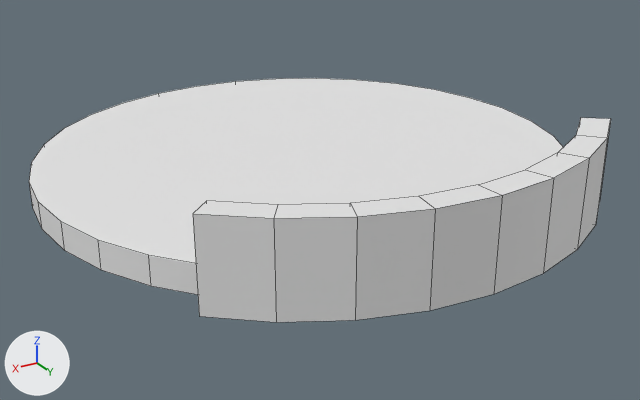
The FBX model Content/Meshes/EarthWall.fbx, before and after one commit.
The view is the same before and after, from a camera (50 mm lens) standing at (3.96, 6.92, 3.01) and looking at (0.03, 0.37, -0.27). The lights are fixed; the arrows at lower left show +X, +Y and +Z. Mesh edges are drawn as thin lines. Objects named as collision shapes, trigger or cutter boxes, shadow casters or lower levels of detail are left out.

The first picture shows 'Earth', 'Wall_1', 'Wall_2', 'Wall_3', 'Wall_4'.
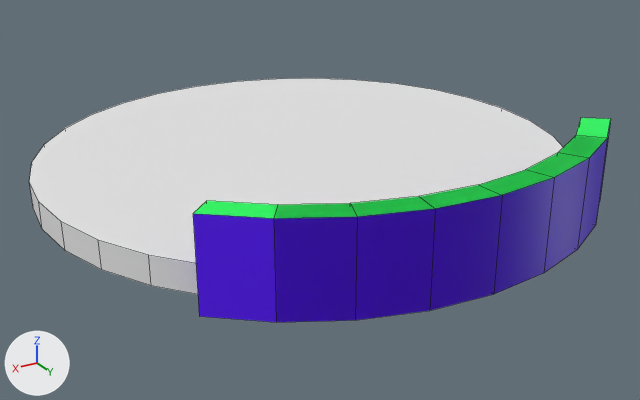
Boxes [x1, y1, x2, y2] around the edits, measured in the pictures (640 x 400 px):
'Wall_1', reshaped (not visible afterwards): before [419, 170, 554, 310]
'Wall_2', reshaped (not visible afterwards): before [350, 153, 589, 320]
'Wall_3', reshaped (not visible afterwards): before [274, 135, 607, 322]
part 1 of me_wall_1, recoloured: before [430, 178, 554, 310]
part 2 of me_wall_1, recoloured: before [419, 170, 554, 209]
part 3 of me_wall_2, recoloured: before [355, 159, 589, 320]
part 4 of me_wall_2, recoloured: before [350, 153, 589, 217]
part 5 of me_wall_3, recoloured: before [274, 139, 607, 322]
part 6 of me_wall_3, recoloured: before [274, 135, 607, 218]
part 7 of me_wall_4, added (purple): after [274, 135, 607, 322]
part 8 of me_wall_4, recoloured (white to purple): [193, 121, 611, 322] in both
part 9 of me_wall_4, recoloured (white to green): [193, 118, 611, 218] in both

Patch to the scene script:
```diff
--- a/Content/Meshes/EarthWall.fbx.py
+++ b/Content/Meshes/EarthWall.fbx.py
@@ mat_material_001 @@
+mat_material_001 = principled_material('Material_001')
+mat_material_001.base_color = (0.0941, 0.0, 1.0)  # purple #5600ff
@@ mat_material_002 @@
+mat_material_002 = principled_material('Material_002')
+mat_material_002.base_color = (0.0, 1.0, 0.104)  # green #00ff5b
@@ mat_material_004 @@
+mat_material_004 = principled_material('Material_004')
+mat_material_004.base_color = (0.0941, 0.0, 1.0)  # purple #5600ff
@@ mat_material_005 @@
+mat_material_005 = principled_material('Material_005')
+mat_material_005.base_color = (0.0, 1.0, 0.104)  # green #00ff5b
@@ mat_material_008 @@
+mat_material_008 = principled_material('Material_008')
+mat_material_008.base_color = (0.0, 1.0, 0.104)  # green #00ff5b
@@ mat_material_007 @@
+mat_material_007 = principled_material('Material_007')
+mat_material_007.base_color = (0.0941, 0.0, 1.0)  # purple #5600ff
@@ mat_material_011 @@
+mat_material_011 = principled_material('Material_011')
+mat_material_011.base_color = (0.0, 1.0, 0.104)  # green #00ff5b
@@ mat_material_010 @@
+mat_material_010 = principled_material('Material_010')
+mat_material_010.base_color = (0.0941, 0.0, 1.0)  # purple #5600ff
@@ me_wall_3 @@
-me_wall_3.from_pydata(...)  # 16 vertices, 8 faces; spans x -1.53..1.53, y 2.08..2.54, z -0.14..0.64
+me_wall_3.from_pydata(...)  # 28 vertices, 26 faces; spans x -1.53..1.53, y 2.08..2.75, z -0.14..0.64
+# me_wall_3 part 5: 6 faces spanning x -1.53..1.53, y 2.08..2.54, z -0.14..0.64 switch from mat_unnamed (white #e7e7e7) to mat_material_004 (purple #5600ff)
+# me_wall_3 part 6: 2 faces spanning x -1.53..1.53, y 2.08..2.54, z 0.62..0.64 switch from mat_unnamed (white #e7e7e7) to mat_material_005 (green #00ff5b)
+me_wall_3.materials.append(mat_material_003)  # orange #ff5300
@@ me_wall_1 @@
-me_wall_1.from_pydata(...)  # 12 vertices, 8 faces; spans x -0.536..0.536, y 2.452..2.75, z -0.138..0.637
+me_wall_1.from_pydata(...)  # 12 vertices, 10 faces; spans x -0.536..0.536, y 2.452..2.75, z -0.138..0.637
+# me_wall_1 part 1: 6 faces spanning x -0.536..0.536, y 2.452..2.75, z -0.138..0.637 switch from mat_unnamed (white #e7e7e7) to mat_material_010 (purple #5600ff)
+# me_wall_1 part 2: 2 faces spanning x -0.536..0.536, y 2.452..2.75, z 0.625..0.637 switch from mat_unnamed (white #e7e7e7) to mat_material_011 (green #00ff5b)
+me_wall_1.materials.append(mat_material_009)  # orange #ff5300
@@ me_wall_4 @@
-me_wall_4.from_pydata(...)  # 16 vertices, 8 faces; spans x -1.94..1.94, y 1.77..2.29, z -0.14..0.64
+me_wall_4.from_pydata(...)  # 36 vertices, 34 faces; spans x -1.94..1.94, y 1.77..2.75, z -0.14..0.64
+# me_wall_4 part 7
+# 10 vertices are added at x -1.05..1.05, y 2.31..2.75, z -0.14..-0.12
+# 5 new vertices lie (0.0, 0.0, 0.78) away from vertices in x -1.05..1.05, y 2.54..2.75, z -0.14
+# 5 new vertices lie (0.0, 0.0, 0.74) away from vertices in x -0.96..0.96, y 2.31..2.5, z -0.12
+# 12 new faces join them, mat_material_001 (purple #5600ff)
+# 8 new faces join them, mat_material (orange #ff5300)
+# 6 new faces join them, mat_material_002 (green #00ff5b)
+# me_wall_4 part 8: 6 faces spanning x -1.94..1.94, y 1.77..2.29, z -0.14..0.64 switch from mat_unnamed (white #e7e7e7) to mat_material_001 (purple #5600ff)
+# me_wall_4 part 9: 2 faces spanning x -1.94..1.94, y 1.77..2.29, z 0.62..0.64 switch from mat_unnamed (white #e7e7e7) to mat_material_002 (green #00ff5b)
+me_wall_4.materials.append(mat_material)  # orange #ff5300
@@ me_wall_2 @@
-me_wall_2.from_pydata(...)  # 16 vertices, 8 faces; spans x -1.05..1.05, y 2.31..2.7, z -0.14..0.64
+me_wall_2.from_pydata(...)  # 20 vertices, 18 faces; spans x -1.05..1.05, y 2.31..2.75, z -0.14..0.64
+# me_wall_2 part 3: 6 faces spanning x -1.05..1.05, y 2.31..2.7, z -0.14..0.64 switch from mat_unnamed (white #e7e7e7) to mat_material_007 (purple #5600ff)
+# me_wall_2 part 4: 2 faces spanning x -1.05..1.05, y 2.31..2.7, z 0.62..0.64 switch from mat_unnamed (white #e7e7e7) to mat_material_008 (green #00ff5b)
+me_wall_2.materials.append(mat_material_006)  # orange #ff5300
```
